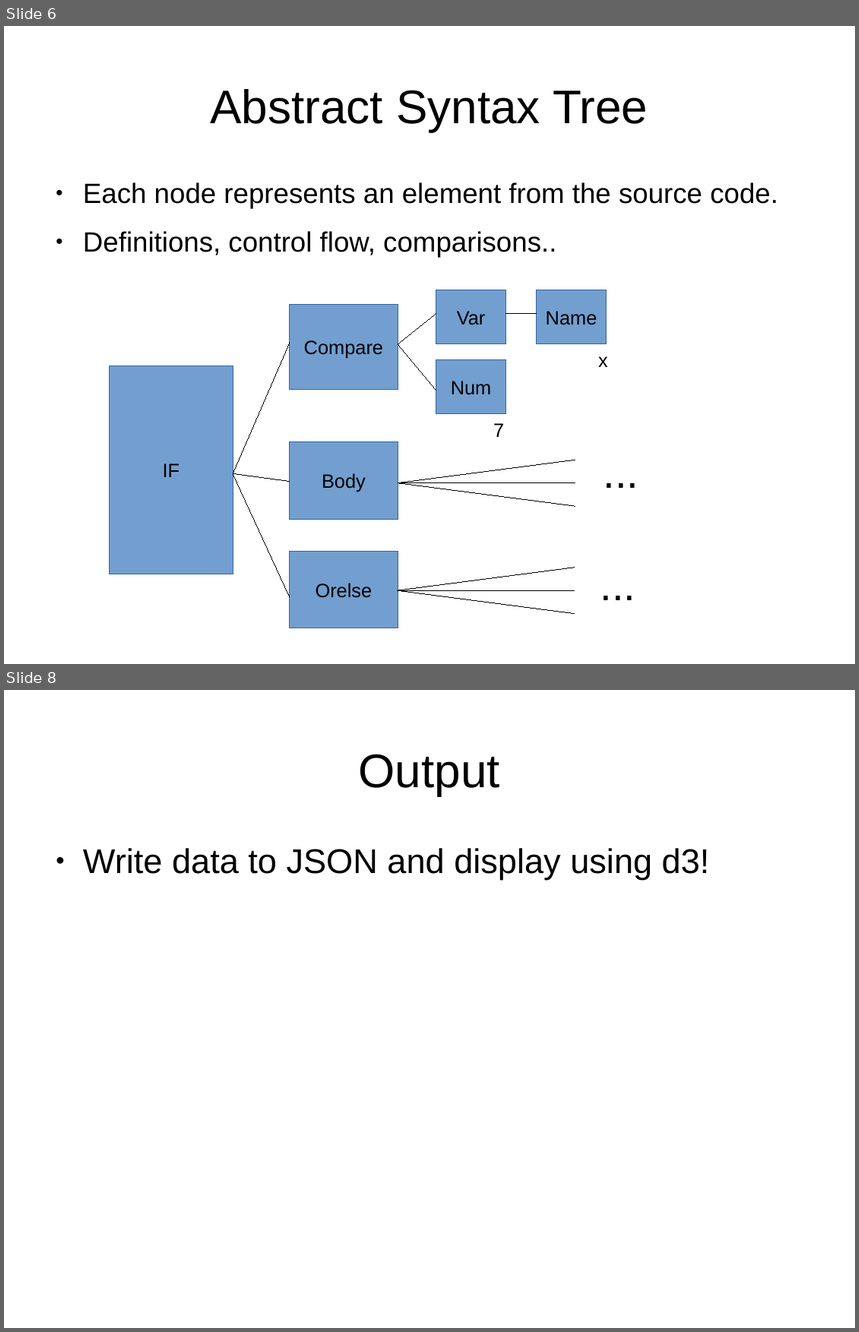
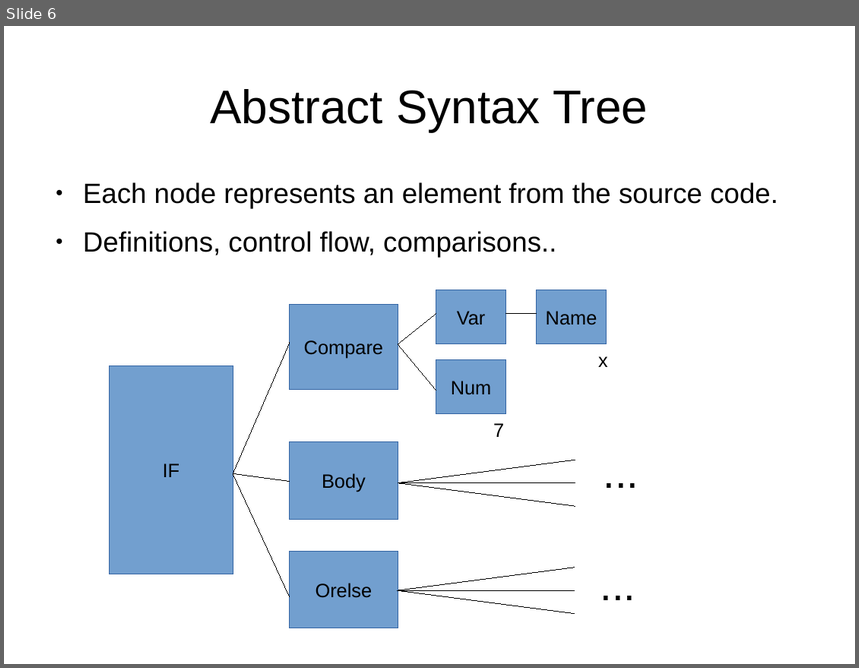
Before and after one commit to brmscheiner/ideogram, a slide deck: presentation/presentation.odp. Shown one above the other, each under a label of ours: slides 6 and 8 before the commit, slide 6 after it; the slides between them are not shown. The pictures are 859x1332 and 859x668 pixels, drawn with LibreOffice and Linux fonts; fonts in the diff are those of the drawing. Boxes give left, top, right and bottom in pixels: in the first picture for what was removed or moved away, otherwise in the second. Text is boxed around its words. In the diff, an @@ line names an element or a change of style, - is before the commit and + after.

```diff
--- a/presentation/presentation.odp
+++ b/presentation/presentation.odp
@@ slide 8 removed at (x1=4, y1=690, x2=855, y2=1328), background #FFFFFF @@
@@ title removed at (x1=359, y1=754, x2=500, y2=796) @@
-Output
@@ text removed at (x1=83, y1=848, x2=710, y2=880) @@
-● Write data to JSON and display using d3!
```
Also in this commit, not shown: 5 slides added, 2 other slides removed, 3 other files.
